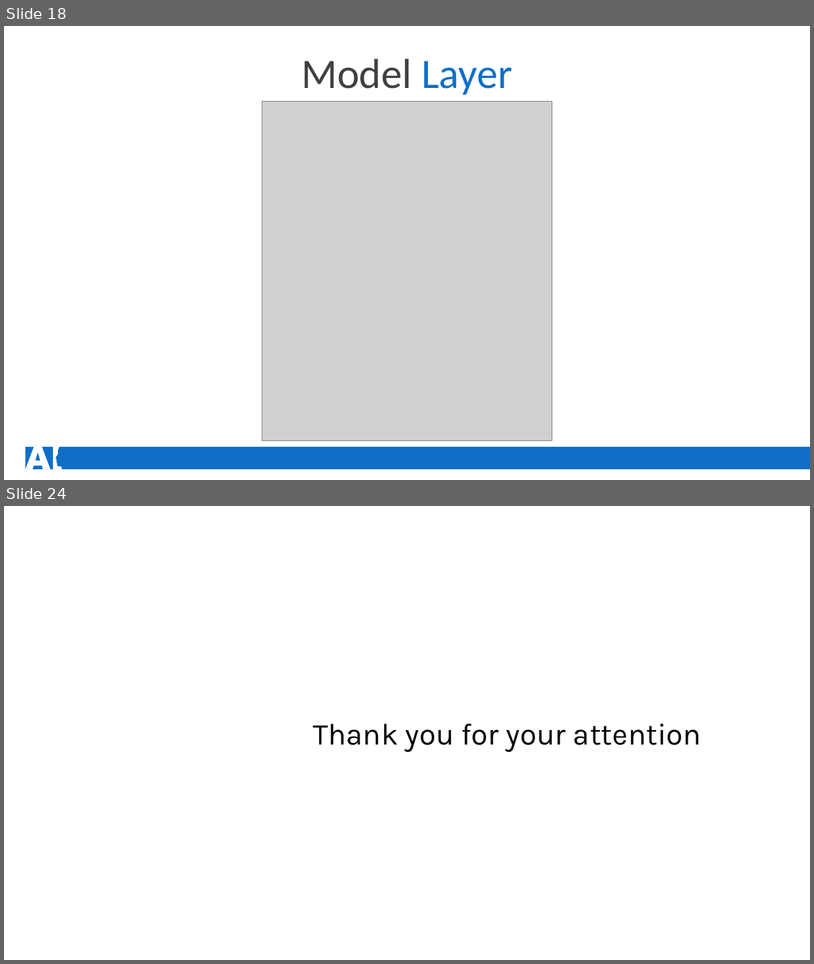
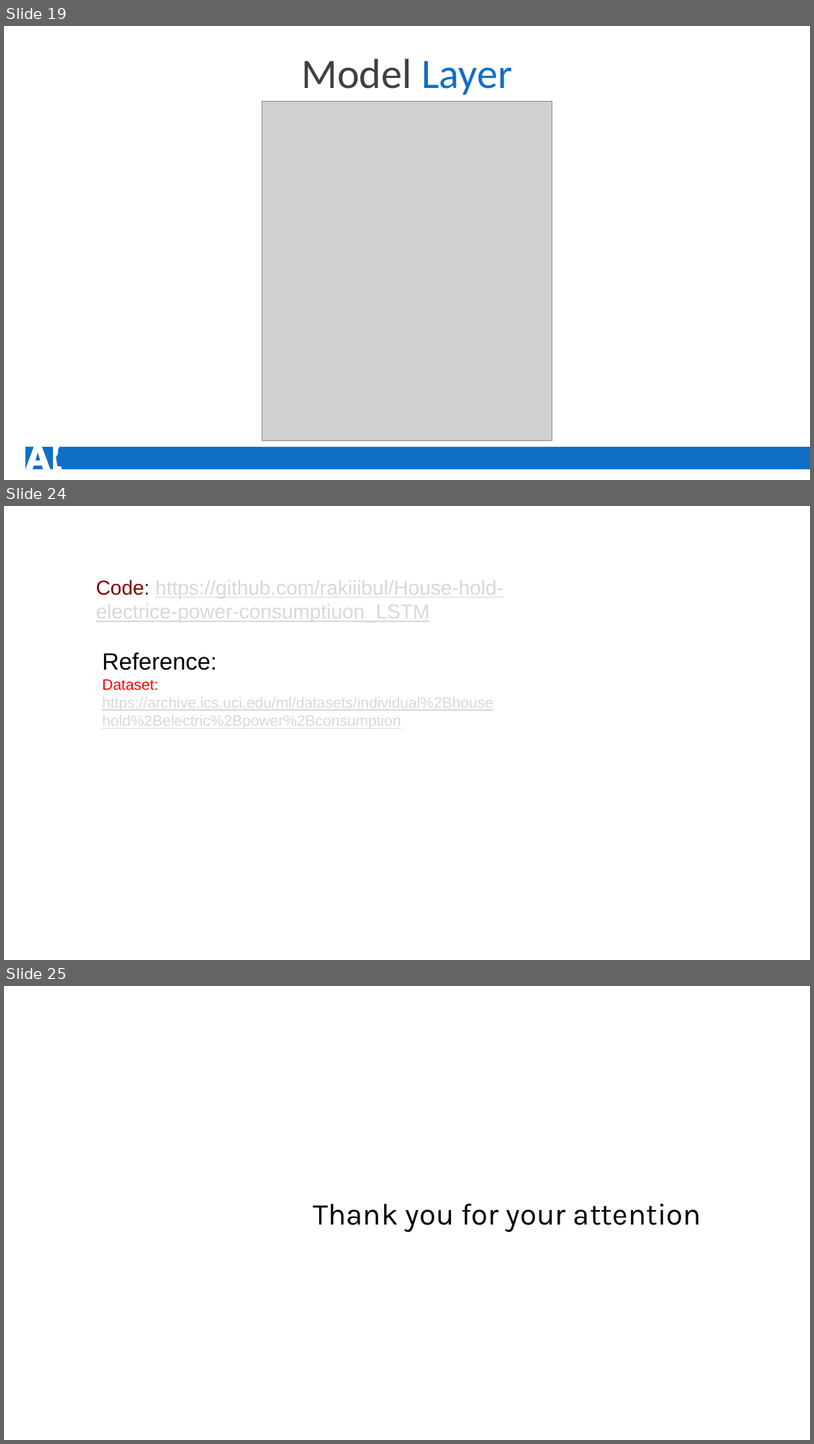
Before and after one commit to rakiiibul/House-hold-electrice-power-consumptiuon_LSTM, a slide deck: MachineLearing.pptx. Shown one above the other, each under a label of ours: slides 18 and 24 before the commit, slides 19, 24 and 25 after it; the slides between them are not shown. The pictures are 814x964 and 814x1444 pixels, drawn with LibreOffice and Linux fonts; fonts in the diff are those of the drawing; grey boxes stand for pictures; background and template pictures are left out. Boxes give left, top, right and bottom in pixels: in the first picture for what was removed or moved away, otherwise in the second. Text is boxed around its words. In the diff, an @@ line names an element or a change of style, - is before the commit and + after.

```diff
--- a/MachineLearing.pptx
+++ b/MachineLearing.pptx
@@ slide 24 added at [4, 506, 810, 960], background #FFFFFF @@
@@ text added at [96, 577, 504, 623], 24 pt, text #D8D8D8, underline @@
+Code: https://github.com/rakiiibul/House-hold-electrice-power-consumptiuon_LSTM
@@ text added at [102, 652, 494, 729], 18 pt, text #D8D8D8, underline @@
+Reference:
+Dataset: https://archive.ics.uci.edu/ml/datasets/individual%2Bhousehold%2Belectric%2Bpower%2Bconsumption
@@ what was slide 18 is now slide 19 @@
@@ what was slide 24 is now slide 25 @@
```
Also in this commit, not shown: 8 slides changed, 6 other slides added, 6 slides removed.
